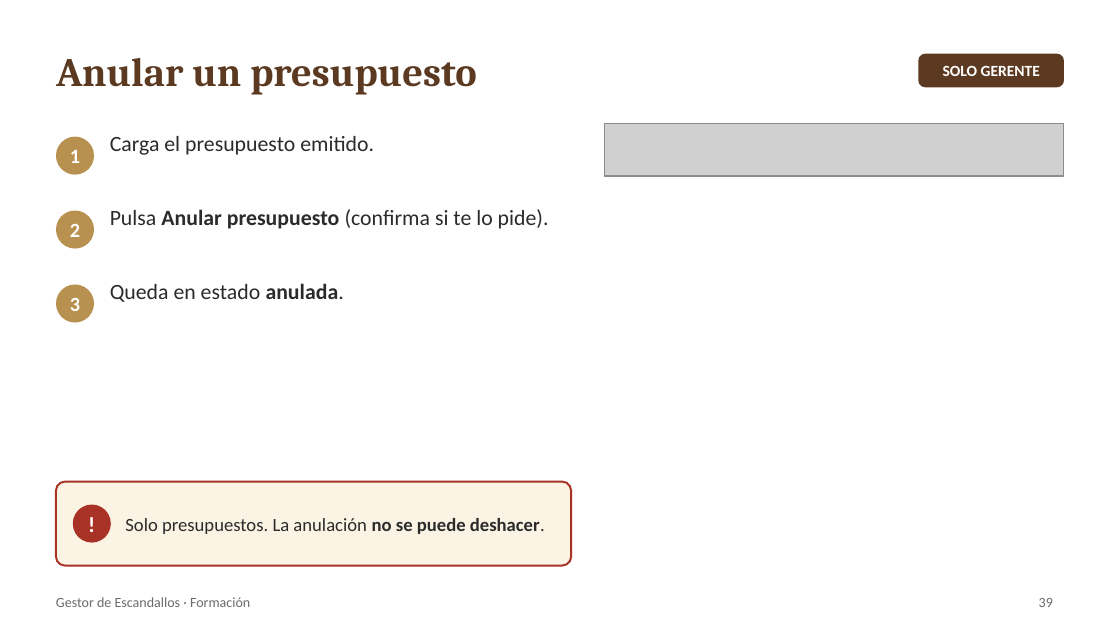
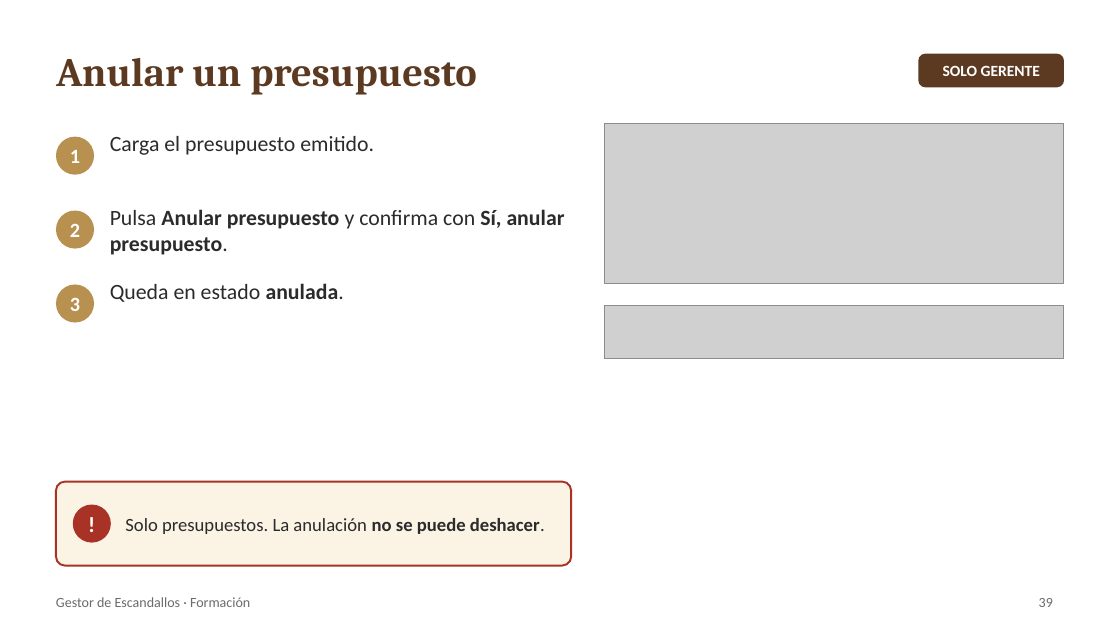
Before and after one commit to robertobergua-maker/escandallos-catering, a slide deck: slide 39 of docs/manual/Manual_Gestor_Escandallos.pptx. Drawn at 1120x630 pixels with LibreOffice and Linux fonts; fonts in the diff are those of the drawing; grey boxes stand for pictures. Boxes give left, top, right and bottom in pixels: in the first picture for what was removed or moved away, otherwise in the second. Text is boxed around its words. In the diff, an @@ line names an element or a change of style, - is before the commit and + after.

```diff
--- a/docs/manual/Manual_Gestor_Escandallos.pptx
+++ b/docs/manual/Manual_Gestor_Escandallos.pptx
@@ picture added at box(605, 123, 1064, 283) @@
@@ text at box(110, 209, 565, 255): text changed; bold on @@
-Pulsa Anular presupuesto (confirma si te lo pide).
+Pulsa Anular presupuesto y confirma con Sí, anular presupuesto.
@@ picture: place and size @@
-picture at box(605, 123, 1064, 176)
+picture at box(605, 306, 1064, 358)
```
Also in this commit, not shown: 10 other slides changed, 1 slide added, 1 slide removed, 5 other files.
